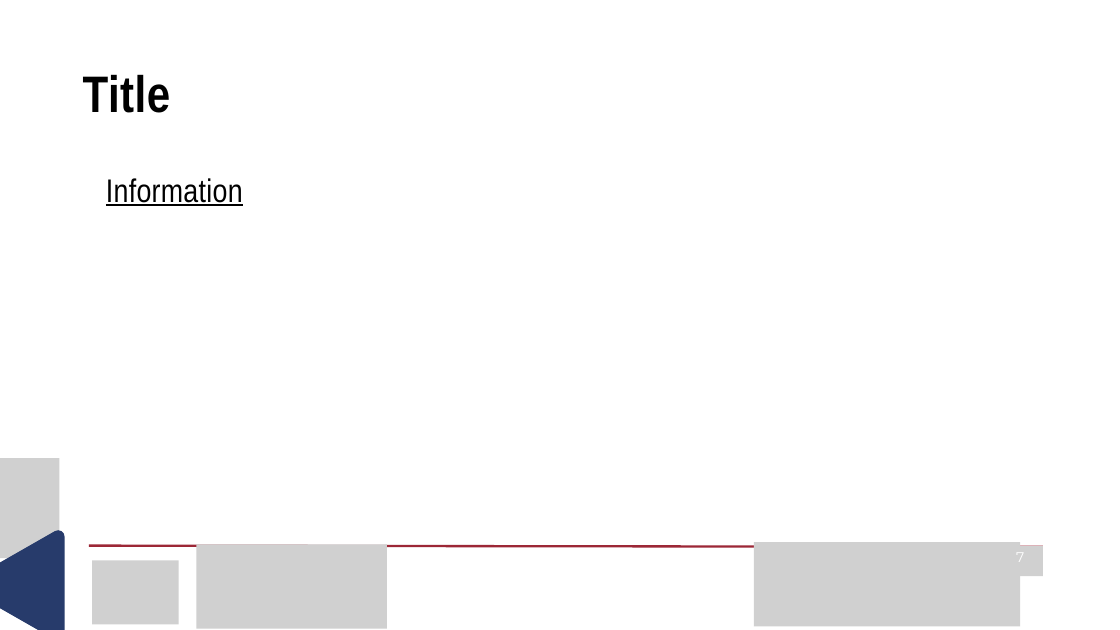
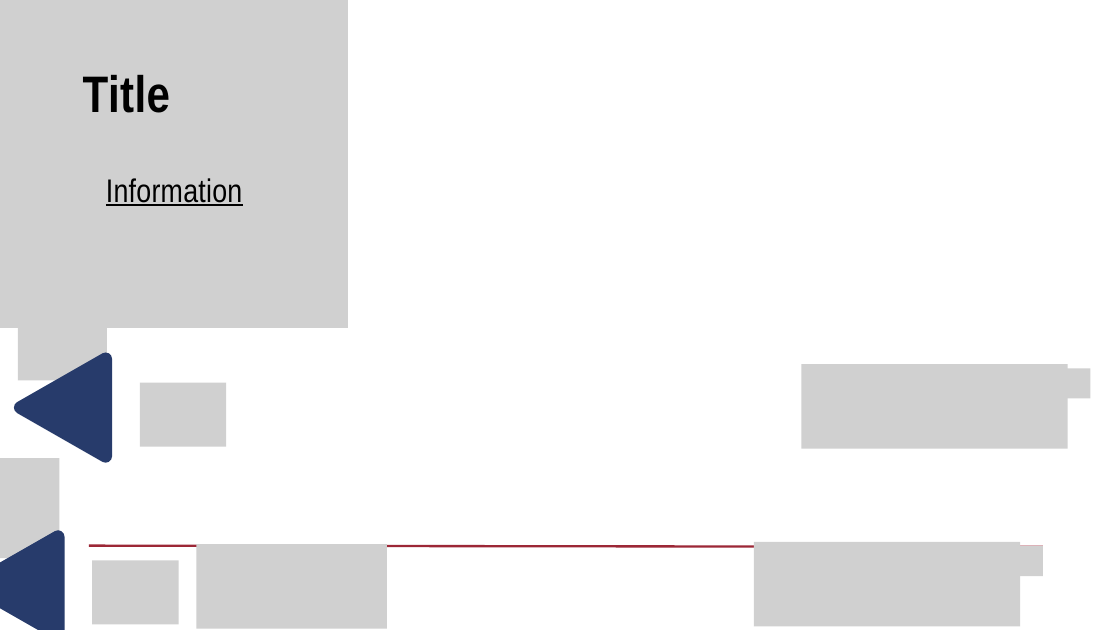
Before and after one commit to laqostine/CyberAgent, a slide deck: slide 1 of template.pptx. Drawn at 1120x630 pixels with LibreOffice and Linux fonts; fonts in the diff are those of the drawing; grey boxes stand for pictures; background and template pictures are left out. Boxes give left, top, right and bottom in pixels: in the first picture for what was removed or moved away, otherwise in the second. Text is boxed around its words. In the diff, an @@ line names an element or a change of style, - is before the commit and + after.

```diff
--- a/template.pptx
+++ b/template.pptx
@@ picture added at [0, 0, 348, 328] @@
@@ text "Information" at [106, 178, 243, 206]: list level 2 to 1 in "Information" @@
@@ picture added at [18, 281, 107, 380] @@
@@ freeform shape added at [14, 352, 112, 463], fill #273B6B @@
@@ picture added at [140, 382, 226, 446] @@
@@ picture added at [801, 364, 1068, 449] @@
@@ picture added at [1045, 368, 1090, 398] @@
@@ text "7" rewrapped from [1016, 554, 1024, 559] to [459, 547, 467, 566] @@
```
Also in this commit, not shown: 24 other files.
